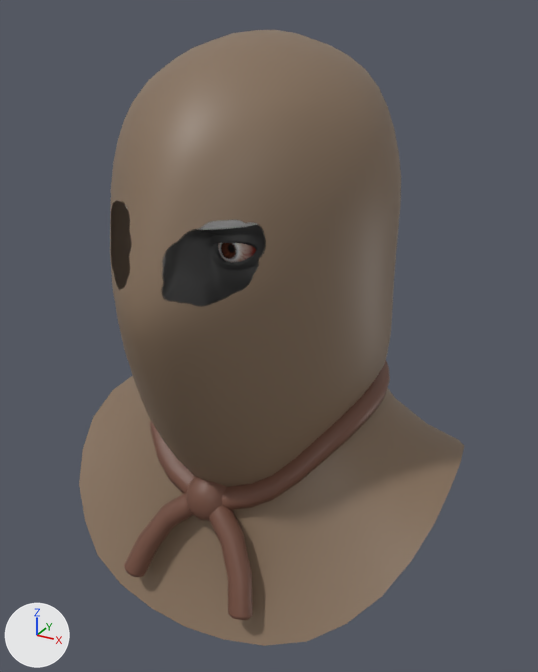
A saved change to the Blender file Heads/Bandits/Human/Males/Normal/Type1/Head_Bandit_Human_Male_Normal_Type1.3.blend.
One viewpoint serves both versions: a camera (50 mm lens) standing at (0.231, -0.418, 1.774) and looking at (0.008, -0.013, 1.572). The axes (+X, +Y, +Z) are drawn at lower left. The lights are the same throughout. The first picture is the older version.

Names of what the first picture shows: 'Head_Bandit_Human_Normal_Type1.3'.
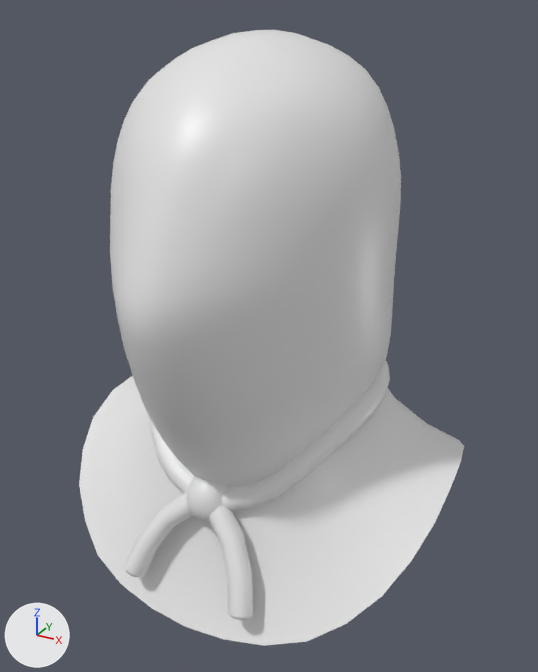
Boxes [x1, y1, x2, y2] around the edits, measured in the pictures (538 x 672 px):
'Head_Bandit_Human_Normal_Type1.3', surface changed (brown to white)
    both: [79, 30, 464, 646]

Patch to the scene script:
```diff
--- a/Heads/Bandits/Human/Males/Normal/Type1/Head_Bandit_Human_Male_Normal_Type1.3.blend.py
+++ b/Heads/Bandits/Human/Males/Normal/Type1/Head_Bandit_Human_Male_Normal_Type1.3.blend.py
@@ mat_material_head_bandit_human_normal_type1_1 @@
 n0 = _N.new('ShaderNodeBsdfPrincipled'); n0.name = 'Principled BSDF'
-n0.inputs[0].default_value = (0.0802, 0.0802, 0.0802, 1.0)  # 'Base Color', dark grey #505050
-n0.inputs[2].default_value = 0.65  # 'Roughness'
+n0.inputs[2].default_value = 0.4  # 'Roughness'
 n1 = _N.new('ShaderNodeOutputMaterial'); n1.name = 'Material Output'
-n2 = _N.new('ShaderNodeTexImage'); n2.name = 'Image Texture'
-n2.image = img_texture_head_bandit_human_normal_type1_1_nmap_png
-n3 = _N.new('ShaderNodeNormalMap'); n3.name = 'Normal Map'
 _L.new(n0.outputs[0], n1.inputs[0])  # 'BSDF' to 'Surface'
-_L.new(n2.outputs[0], n3.inputs[1])  # 'Color' to 'Color'
-_L.new(n3.outputs[0], n0.inputs[5])  # 'Normal' to 'Normal'
@@ mat_material_headsack @@
 mat_material_headsack = principled_material('Material_HeadSack')
-mat_material_headsack.texture = img_texture_headsack_beige_cmap_png  # with its transparency
+mat_material_headsack.base_color = (0.8, 0.8, 0.8)  # white #e7e7e7
+mat_material_headsack.roughness = 0.4
```
